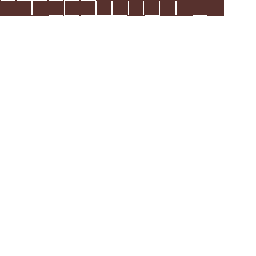
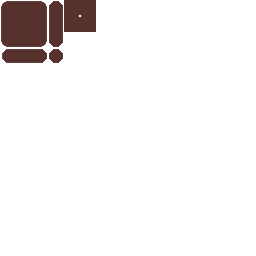
Layers edited between the first and the second 256 x 256 image:
renamed "Background" to "background", painted on it over [0, 0, 224, 63]
